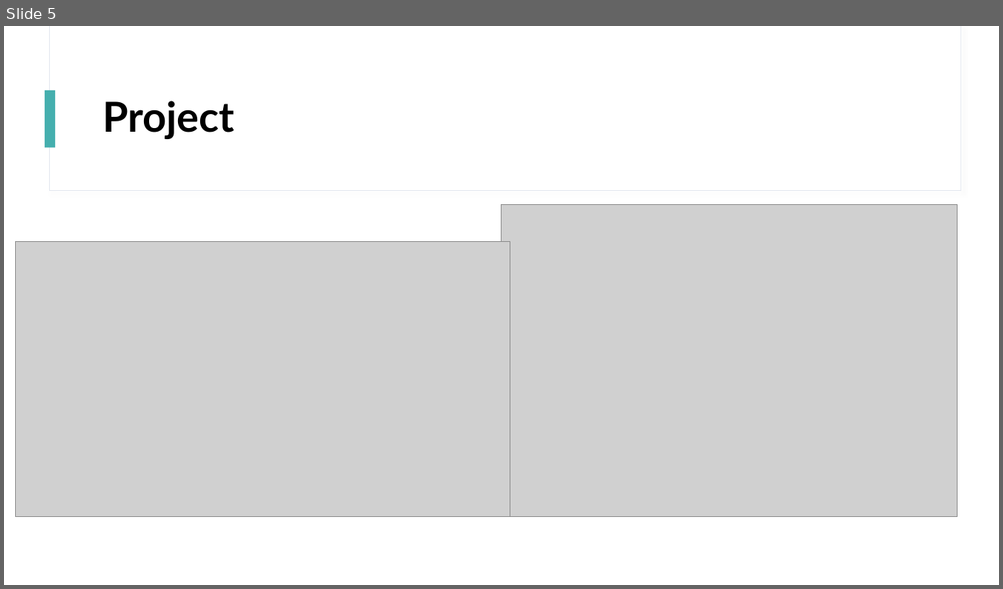
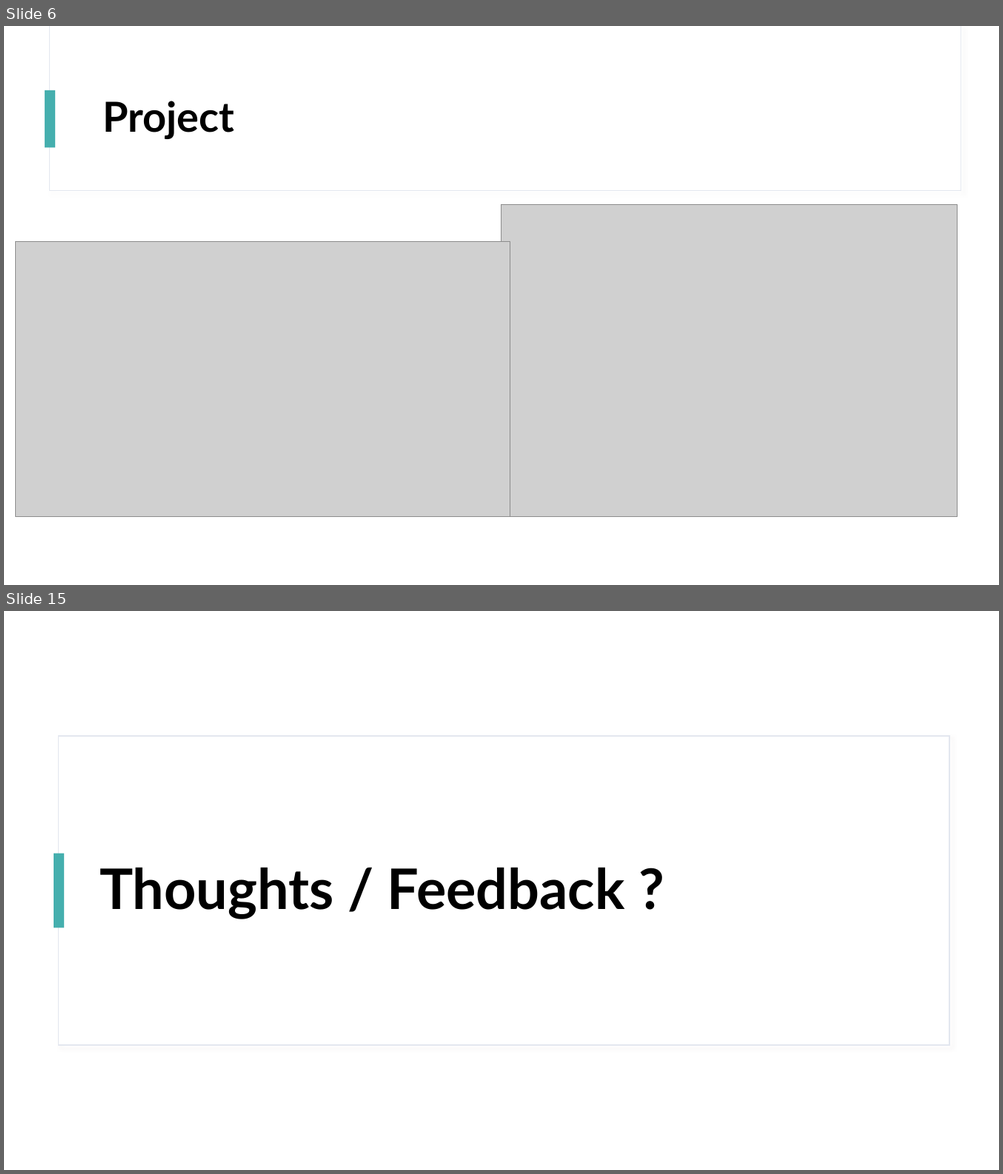
Before and after one commit to sjurmsc/MSC2023, a slide deck: Meeting Presentations/01.09.2022_Meeting.pptx. Shown one above the other, each under a label of ours: slide 5 before the commit, slides 6 and 15 after it; the slides between them are not shown. The pictures are 1003x589 and 1003x1174 pixels, drawn with LibreOffice and Linux fonts; fonts in the diff are those of the drawing; grey boxes stand for pictures. Boxes give left, top, right and bottom in pixels: in the first picture for what was removed or moved away, otherwise in the second. Text is boxed around its words. In the diff, an @@ line names an element or a change of style, - is before the commit and + after.

```diff
--- a/Meeting Presentations/01.09.2022_Meeting.pptx
+++ b/Meeting Presentations/01.09.2022_Meeting.pptx
@@ slide 15 added at (4,611,999,1170), background #FFFFFF @@
@@ rectangle added at (59,736,949,1046), fill #FFFFFF, outline #E3E7EF 1 pt @@
@@ rectangle added at (54,854,65,928), fill #45AFAE @@
@@ title added at (99,867,625,919), 54 pt, text #000000, bold @@
+Thoughts / Feedback ?
@@ what was slide 5 is now slide 6 @@
```
Also in this commit, not shown: 10 slides changed, 3 other slides added.
